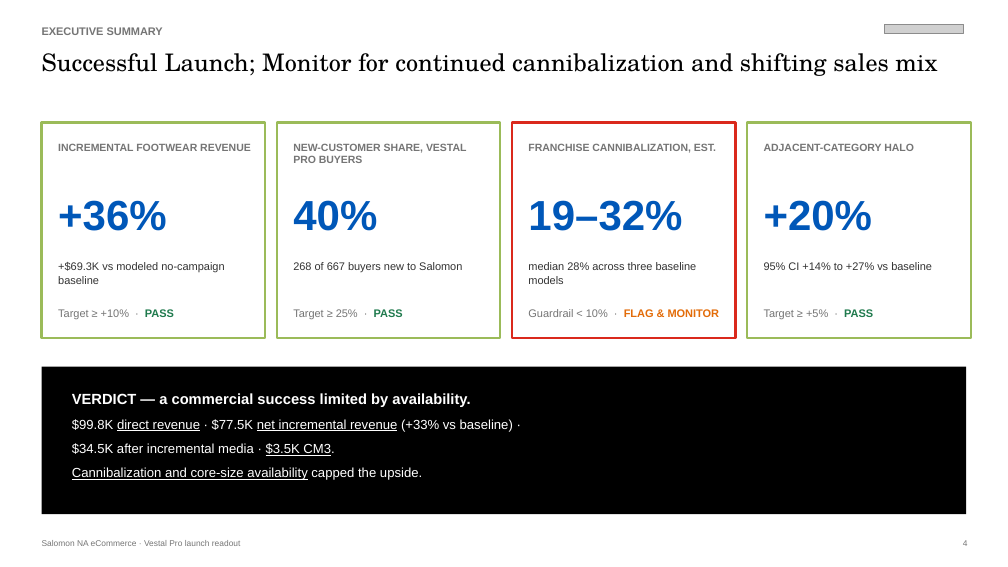
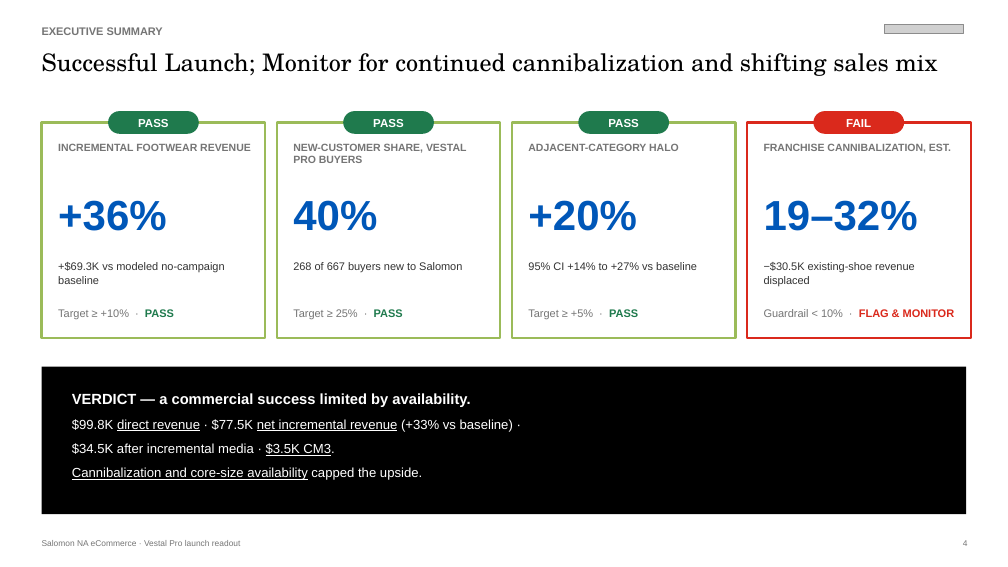
Before and after one commit to andersone17/salomon_case, a slide deck: slide 4 of deliverables/VestalPro_Campaign_Readout_iter2.pptx. Drawn at 1008x567 pixels with LibreOffice and Linux fonts; fonts in the diff are those of the drawing; grey boxes stand for pictures. Boxes give left, top, right and bottom in pixels: in the first picture for what was removed or moved away, otherwise in the second. Text is boxed around its words. In the diff, an @@ line names an element or a change of style, - is before the commit and + after.

```diff
--- a/deliverables/VestalPro_Campaign_Readout_iter2.pptx
+++ b/deliverables/VestalPro_Campaign_Readout_iter2.pptx
@@ rounded rectangle added at [108,111,199,134], fill #1F7A4D, 11 pt, text #FFFFFF, bold @@
+PASS
@@ rounded rectangle added at [343,111,434,134], fill #1F7A4D, 11 pt, text #FFFFFF, bold @@
+PASS
@@ rounded rectangle added at [578,111,669,134], fill #1F7A4D, 11 pt, text #FFFFFF, bold @@
+PASS
@@ rounded rectangle added at [814,111,904,134], fill #DA291C, 11 pt, text #FFFFFF, bold @@
+FAIL
@@ 4 texts, 1 rectangle: place and size @@
-4 texts, 1 rectangle at [747,123,971,338]
+4 texts, 1 rectangle at [512,123,736,338]
@@ 3 texts, 1 rectangle: place and size @@
-3 texts, 1 rectangle at [512,123,736,338]
+3 texts, 1 rectangle at [747,123,971,338]
@@ text removed at [528,262,697,284] @@
-median 28% across three baseline models
@@ text added at [764,262,915,286], 10.5 pt, text #333333 @@
+−$30.5K existing-shoe revenue displaced
@@ text "Guardrail < 10% · FLAG ..." at [764,309,955,317]: text colour #E36C09 to #DA291C in "FLAG & MONITOR" @@
```
